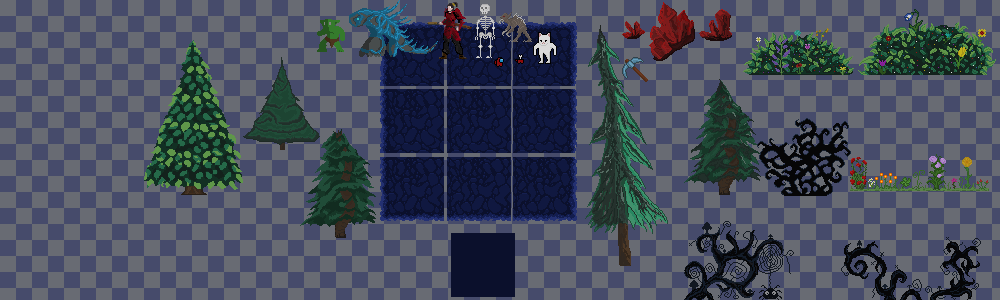
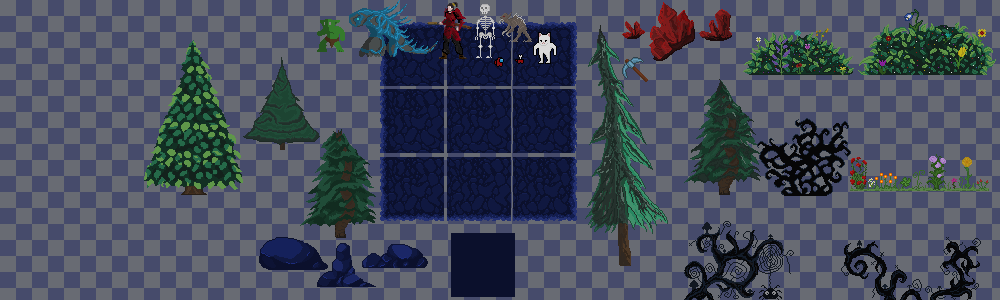
Two versions of the same layered image (1000x300). Layer-by-layer changes:
added layer "Камень3" above "Камень2" over [259, 237, 328, 270]
added layer "Камень2" above "Камень1" over [317, 243, 376, 287]
added layer "Камень1" above "амогус" over [362, 244, 428, 268]
